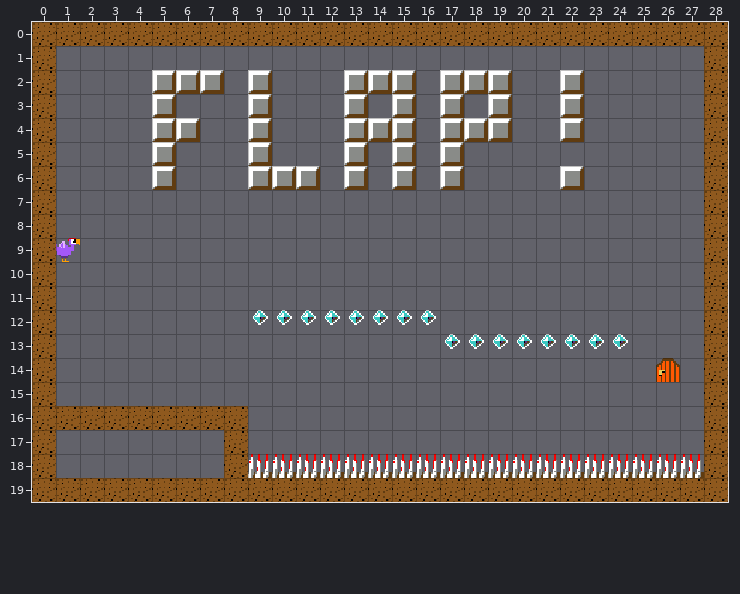
Two states of a Tiled map (JSON), src/levels/level-09.tmj. The picture above was drawn from the file before the commit.
Cells are 16x16 px. Shown: x 0..28, y 0..19.
And afterwards:
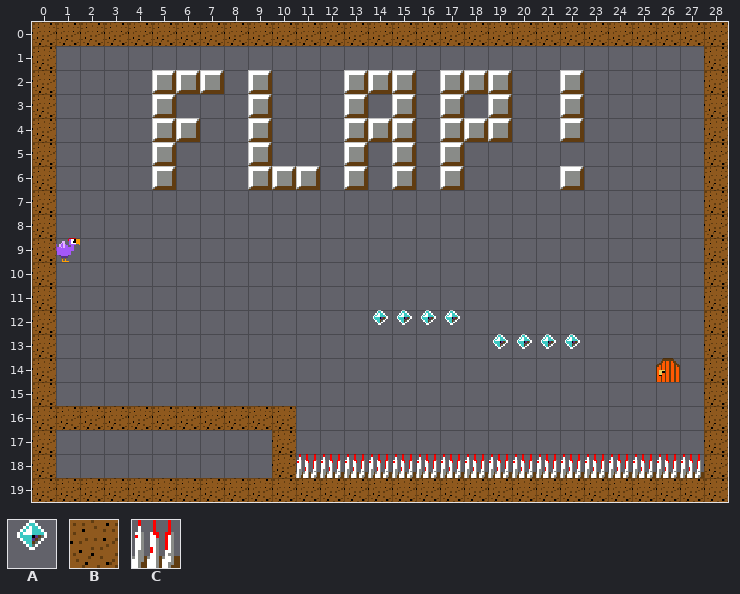
Key: from "LittleJS Platformer": A 0, B 5, C 7.
_ is an empty cell.
Tiles replaced or removed in this view: A, B, C.
Difference:
Changed rows in their new state; . is an unchanged cell.
Layer "Foreground":
first column x 8:
12 ._____...A.......
13 .........__....__
16 .BB..............
17 _.B..............
18 __B..............
Pixel boxes of the changes (left, top, right, bottom) in both pictures:
removed: (253, 310, 364, 325)
changed: (445, 310, 484, 349)
removed: (589, 334, 628, 349)
changed: (224, 406, 296, 478)
